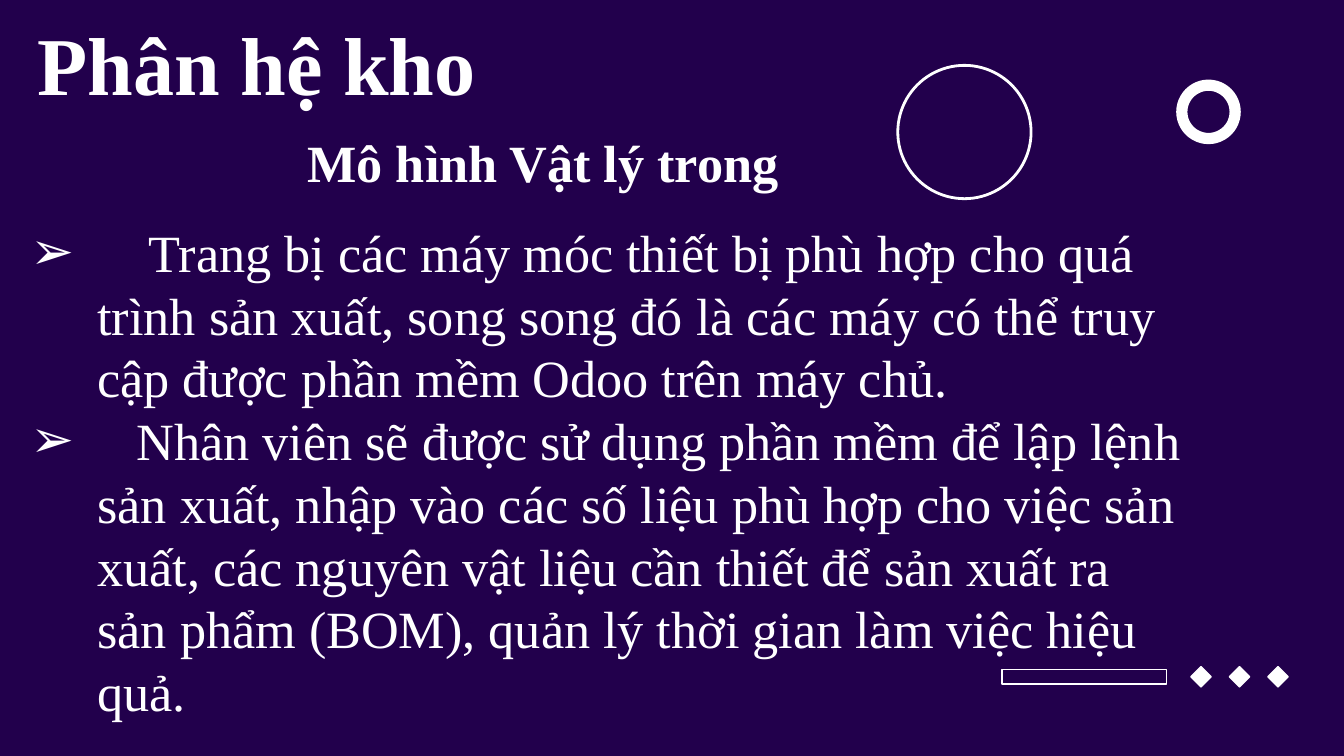
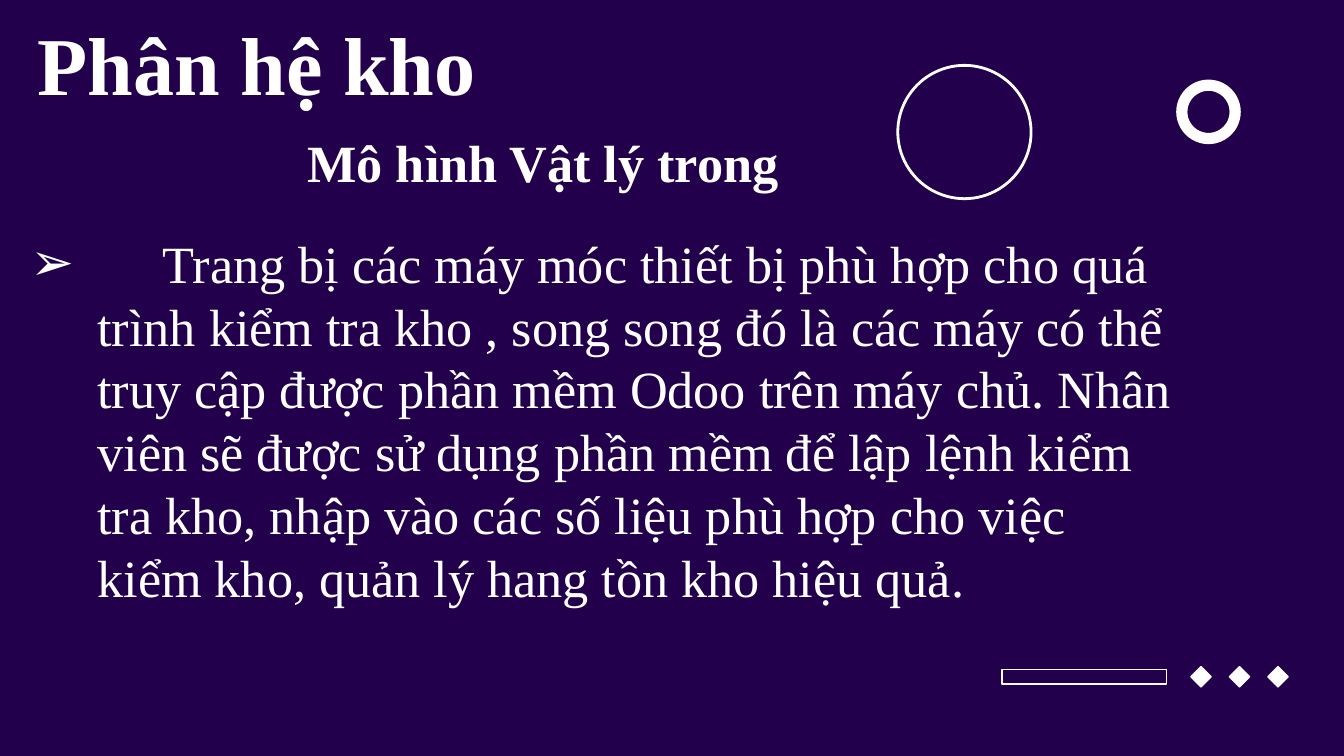
Before and after one commit to manhph81/ERP, a slide deck: slide 12 of 9_ERP đã chỉnh.pptx. Drawn at 1344x756 pixels with LibreOffice and Linux fonts; fonts in the diff are those of the drawing; background and template pictures are left out. Boxes give left, top, right and bottom in pixels: in the first picture for what was removed or moved away, otherwise in the second. Text is boxed around its words. In the diff, an @@ line names an element or a change of style, - is before the commit and + after.

```diff
--- a/9_ERP đã chỉnh.pptx
+++ b/9_ERP đã chỉnh.pptx
@@ subtitle at bbox=[97, 245, 1171, 608]: text changed @@
-➢ Trang bị các máy móc thiết bị phù hợp cho quá trình sản xuất, song song đó là các máy có thể truy cập được phần mềm Odoo trên máy chủ.
-➢ Nhân viên sẽ được sử dụng phần mềm để lập lệnh sản xuất, nhập vào các số liệu phù hợp cho việc sản xuất, các nguyên vật liệu cần thiết để sản xuất ra sản phẩm (BOM), quản lý thời gian làm việc hiệu quả.
+➢ Trang bị các máy móc thiết bị phù hợp cho quá trình kiểm tra kho , song song đó là các máy có thể truy cập được phần mềm Odoo trên máy chủ. Nhân viên sẽ được sử dụng phần mềm để lập lệnh kiểm tra kho, nhập vào các số liệu phù hợp cho việc kiểm kho, quản lý hang tồn kho hiệu quả.
```
Also in this commit, not shown: 3 other slides changed, 1 other file.
